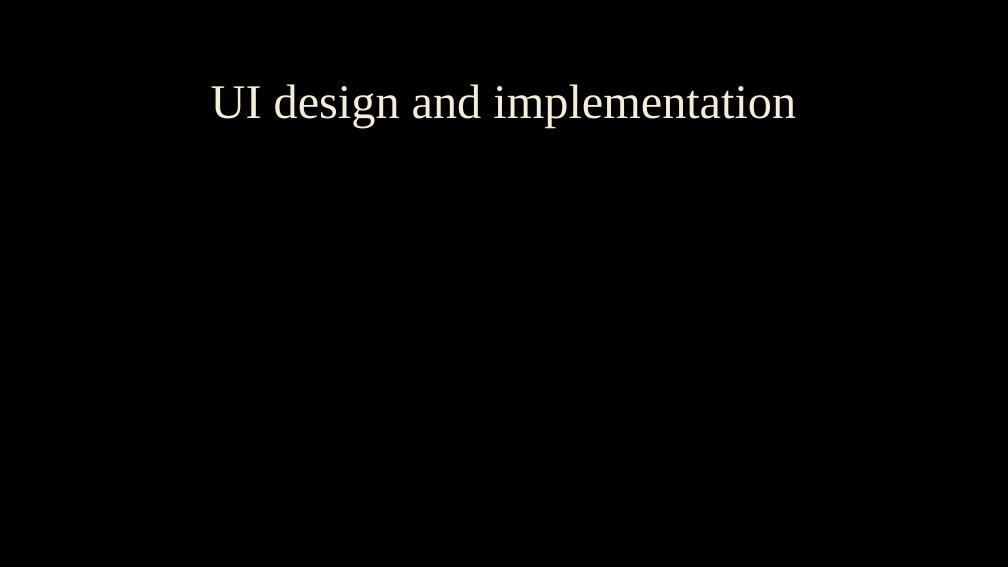
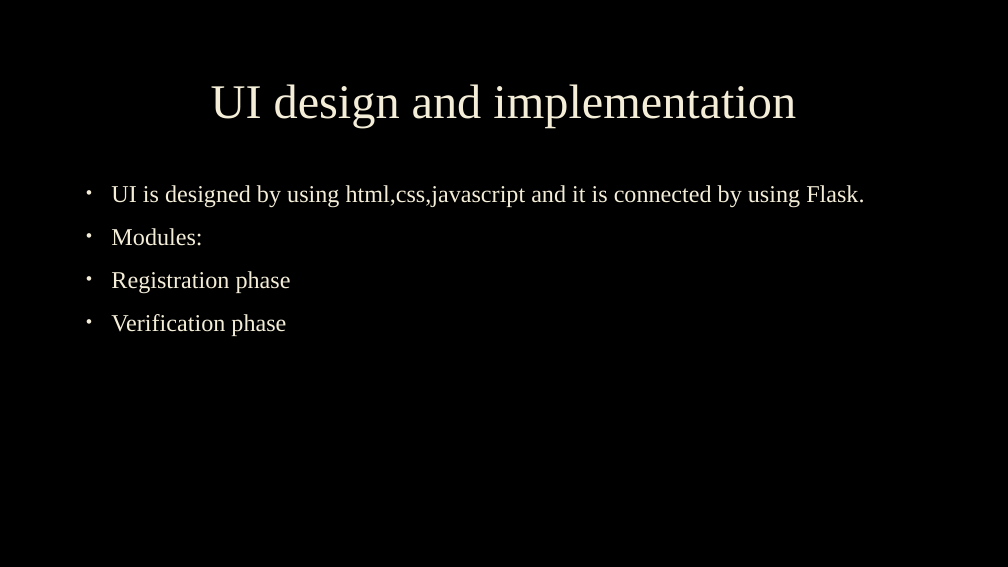
Before and after one commit to harshi-1/MainProject, a slide deck: slide 11 of User authentication using Keystroke Dynamics.pptx. Drawn at 1008x567 pixels with LibreOffice and Linux fonts; fonts in the diff are those of the drawing; background and template pictures are left out. Boxes give left, top, right and bottom in pixels: in the first picture for what was removed or moved away, otherwise in the second. Text is boxed around its words. In the diff, an @@ line names an element or a change of style, - is before the commit and + after.

```diff
--- a/User authentication using Keystroke Dynamics.pptx
+++ b/User authentication using Keystroke Dynamics.pptx
@@ text added at (x1=111, y1=185, x2=864, y2=336), 23 pt, text #F4EDD8 @@
+• UI is designed by using html,css,javascript and it is connected by using Flask.
+• Modules:
+• Registration phase
+• Verification phase
```
Also in this commit, not shown: 7 slides added, 5 slides removed.
